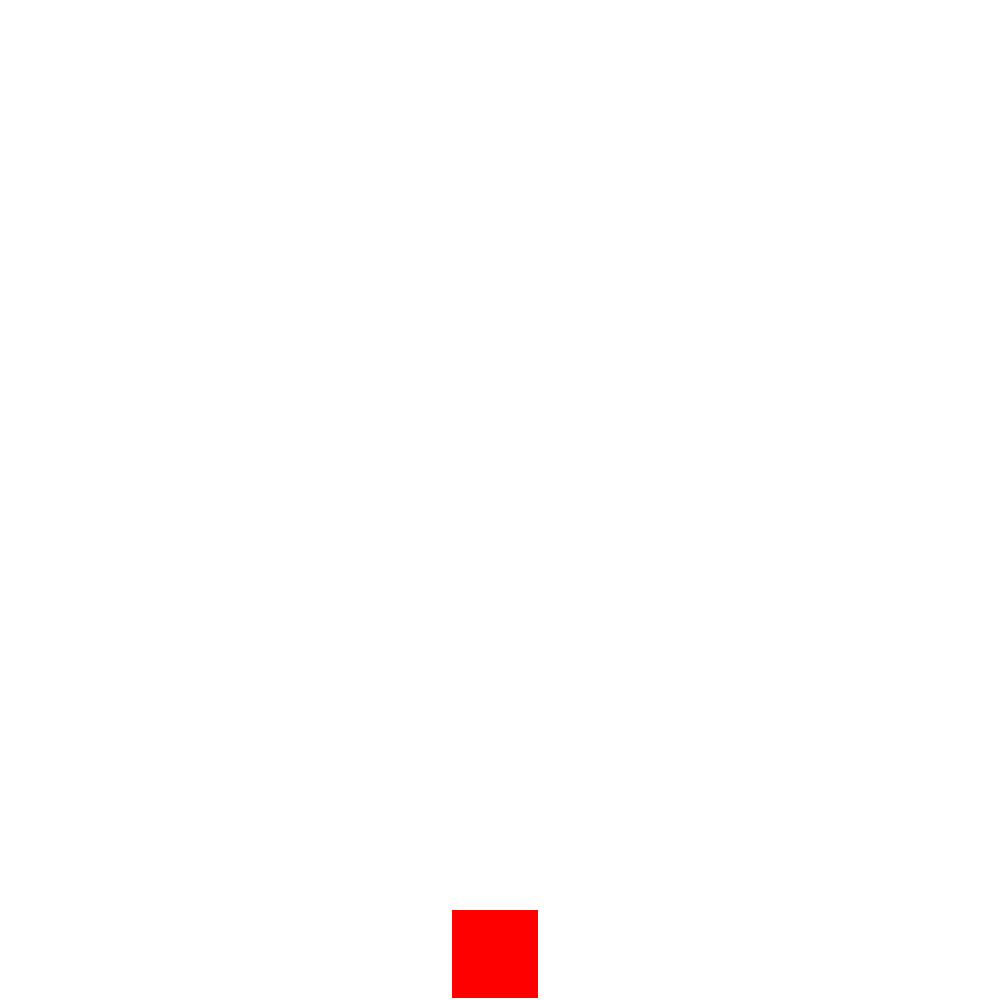
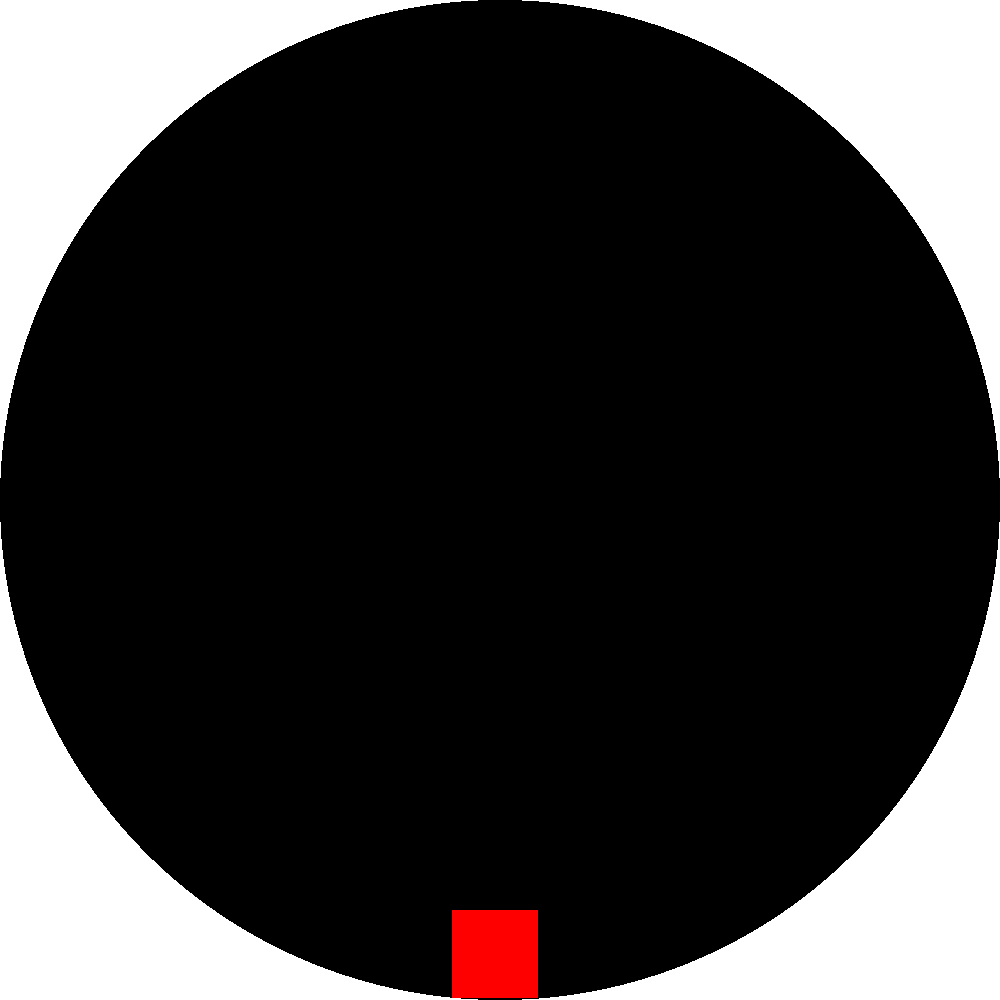
Two versions of the same layered image (1000 × 1000). Layer-by-layer changes:
painted on "Layer" over (0, 0, 1000, 1000)
